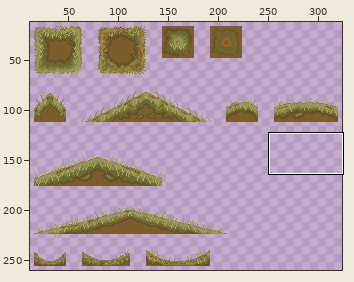
One commit to this sprite sheet: assets/tilesets/Tileset_sabana.png. Above: a wide view before the commit, with the close-up outlined.
Close-up. Before the edit:
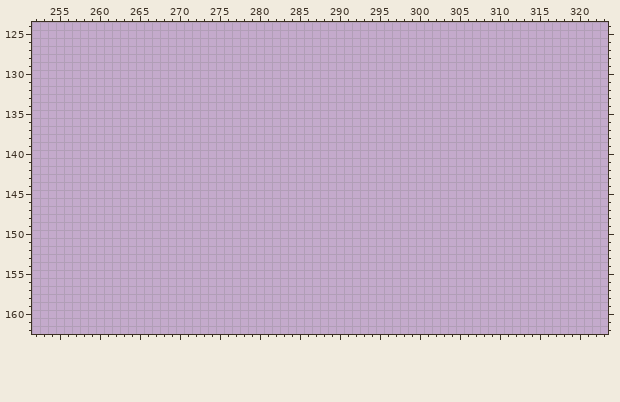
The file is 576x272 pixels. Colours within 5 levels of each other are drawn and written as one. Shown: x 252..323, y 124..162. The wide view leaves out empty margins. The commit also changed other parts of the picture, which this record leaves out.
And afterwards:
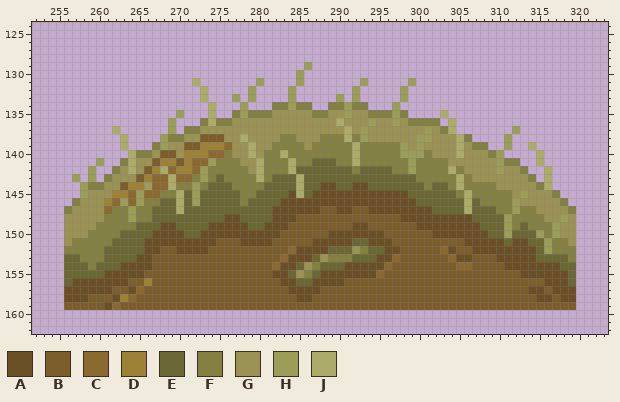
Palette (. is transparent): A #6b4f26  B #7b5e2c  C #8a6a2e  D #9c8137  E #6c6835  F #838042  G #9b9354  H #9c9d56  J #acac68
From old to new:
Changed rows in their new state; - is an unchanged pixel.
first column x 256:
129 ------------------------------H---------------------------------
130 -----------------------------H----------------------------------
131 ----------------J-------H----H-------H-----H--------------------
132 -----------------J-----H----H-------H-----H---------------------
133 -----------------J---H-H----H-----H-H-----H---------------------
134 ------------------J---H---FFHFF--FFHFF---H----------------------
135 --------------H---J--FHFFFGGGGGFFGGHGGFFFHF----J----------------
136 -------------H---FJFFGGGGGGGGGGGGGJGGGHGGHGFFFF-J---------------
137 ------J------H-FFGGGGGGGGGGGGGGGGGGJGHGGGGGGGHGFJ-------H-------
138 -------J----HFFGGBBBGGJGGGGFFGGGFFFJFHGGGGGGHHGGGJF----H--------
139 -------J---FHGGBBDDDCGGJGGFFFFGFFFFFJFFFFFHGHGGGGJGFF--H--J-----
140 --------JFFGBBGDDDCCFGGJGFFJFFFFFFFFJFFFFFHHHFGGGJGGGFH----J----
141 ----H--FJGGBDDBDCCHFFFGGJFFFJFFEEEFFJFFFFFFHFFFFGGGGGGHFF--J----
142 ---H--FGJGBDJCDDCHFFFFFGJFFFJEEEEEEEFEEEEFFHFFFFJFGGGGHGGF--J---
143 -H-H-FGGGBDCCJCCFHFEFFFFJFEEEJEEEEEEEEEEEEEEFFFFFJFGGGGGGGF-J---
144 --HFFGGBDDHCCJFFHFEEEFFFFEEEEJEEAAEEAAEEEEEEEFEEFJFFFFGGGGGFJ---
145 --HGGGDDCHCCFFJEHEEEEEFFEEEEAJEAAAAAAAAAAAAEEEEEEFJFFFFFGHGGGF--
146 -FGGGDCHCHFFEEJEHEEEEEFEEEEAAAAAAAAAAAAAAAAAEEEEEEJEFFFFHGGGGGF-
147 FGGGGCFFHFFEEEJEEEEEEEEEEEAAAAAABBAABBAAAAAAAAEEEEJEEEFFHFFGGGGF
148 GGGGGFFFHFFEEEEEEEEEAAEEEEAAABBBBBBBBBBBBBAAAAAAAAAEEEEHFFFFGGHG
149 GGGGFFFFFEEEAAEEEEAAAAAEEAAABBBBBBBBAABBBBBBAAAAAAAAEEEHFEFFFHGG
150 GGGFFFFEEEEAAAAEEAAAAAAAAAABBBBBBAAAAAAABBBBBBAAAAAAAEEHEEEHFHGG
151 GFFFFFEEEEAAAAAAAAABBBAAAABBBBBAAAAAEEAAABBBBBBBBBAAAAAEAAEEHFFG
152 FFFFFEEEEEAABBAAAABBBBBBBBBBCAAAAEEEGFEEAABBBBBCABBAAAAAAAAEHFFF
153 EEFFFEEEEAABBBBBBBBBBBBBBBBCAAAEGFFFEEEAACBBBBBBCAABBBAAAAAEEEEF
154 EEEFEEEAAAABBBBBBBBBBBBBBBCAAEGFEEEAAAAACBBBBBBBBCCBBBBAAAAAAAEE
155 EEEEEAAAAABBBBBBBBBBBBBBBBAAEGFEAAAAAAACBBBBBBBBBBBBBBBBBAAAAAAE
156 EAAAAAAABBDBBBBBBBBBBBBBBBBAAEEAAAABBBBBBBBBBBBBBBBBBBBBBBBBAAAE
157 AAAAAABBACBBBBBBBBBBBBBBBBBBAAAABBBBBBBBBBBBBBBBBBBBBBBBBBAABAAA
158 AAABBBADCBBBBBBBBBBBBBBBBBBBBAABBBBBBBBBBBBBBBBBBBBBBBBBBBBAABAA
159 BBBBBACBBBBBBBBBBBBBBBBBBBBBBBBBBBBBBBBBBBBBBBBBBBBBBBBBBBBBBBBB
Pixel boxes of the changes (left, top, right, bottom) in both close-ups:
added: (64, 62, 576, 310)
